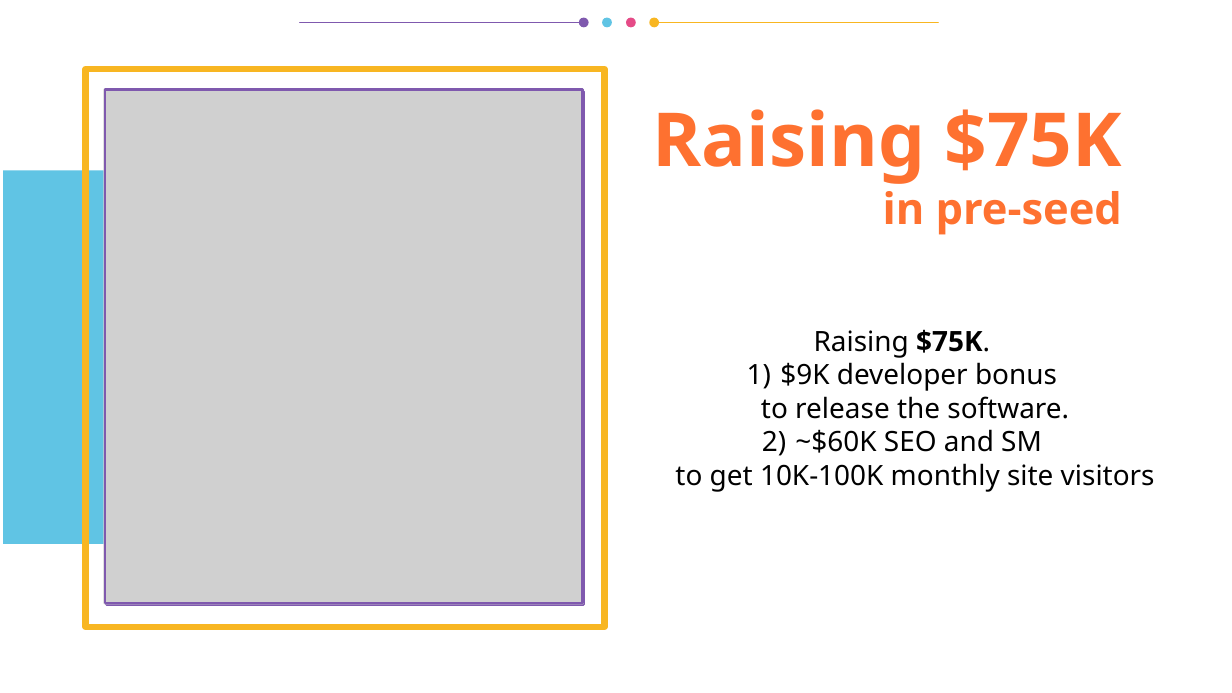
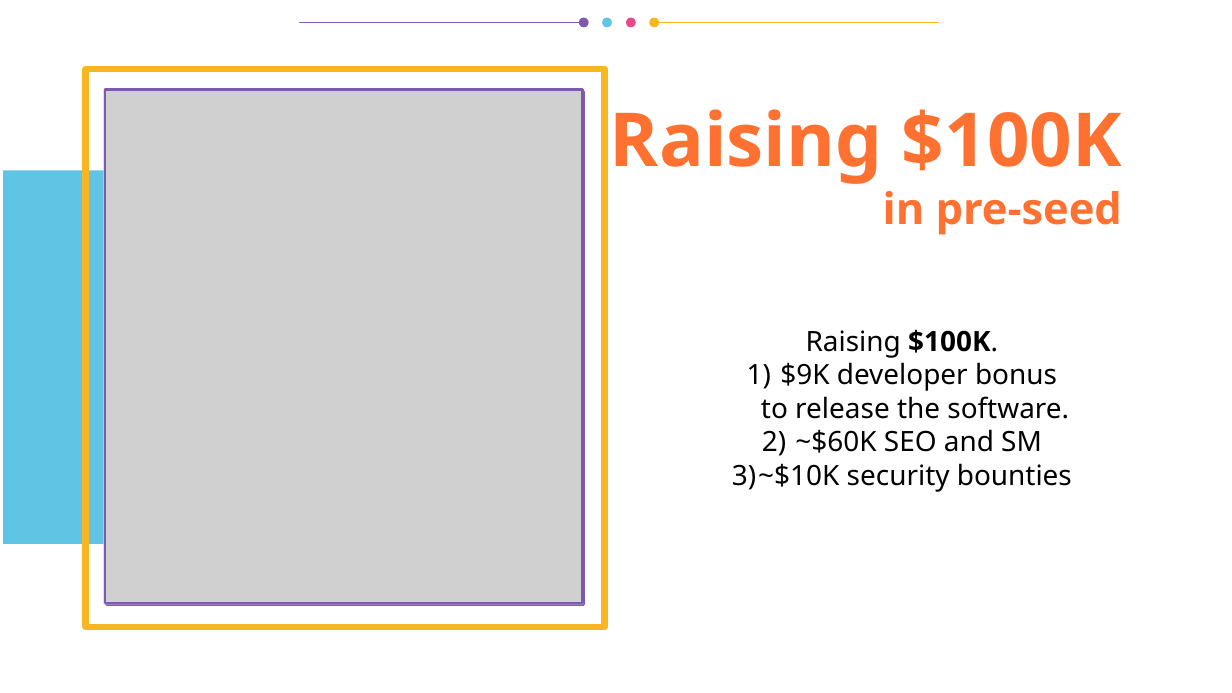
Before and after one commit to vporton/icp-package-manager, a slide deck: slide 16 of docs/long-pitchdeck.odp (slide 20 before the commit). Drawn at 1232x693 pixels with LibreOffice and Linux fonts; fonts in the diff are those of the drawing; grey boxes stand for pictures. Boxes give left, top, right and bottom in pixels: in the first picture for what was removed or moved away, otherwise in the second. Text is boxed around its words. In the diff, an @@ line names an element or a change of style, - is before the commit and + after.

```diff
--- a/docs/long-pitchdeck.odp
+++ b/docs/long-pitchdeck.odp
@@ title at <box>610,109,1122,235</box>: text changed @@
-Raising $75K
-in pre-seed
+Raising $100K
+in pre-seed
@@ text at <box>806,329,998,358</box>: text changed @@
-Raising $75K.
+Raising $100K.
@@ text at <box>732,429,1072,492</box>: text changed @@
-2) ~$60K SEO and SM
-   to get 10K-100K monthly site visitors
+2) ~$60K SEO and SM
+3) ~$10K security bounties
```
Also in this commit, not shown: 6 other slides changed, 5 slides added, 10 slides removed.
